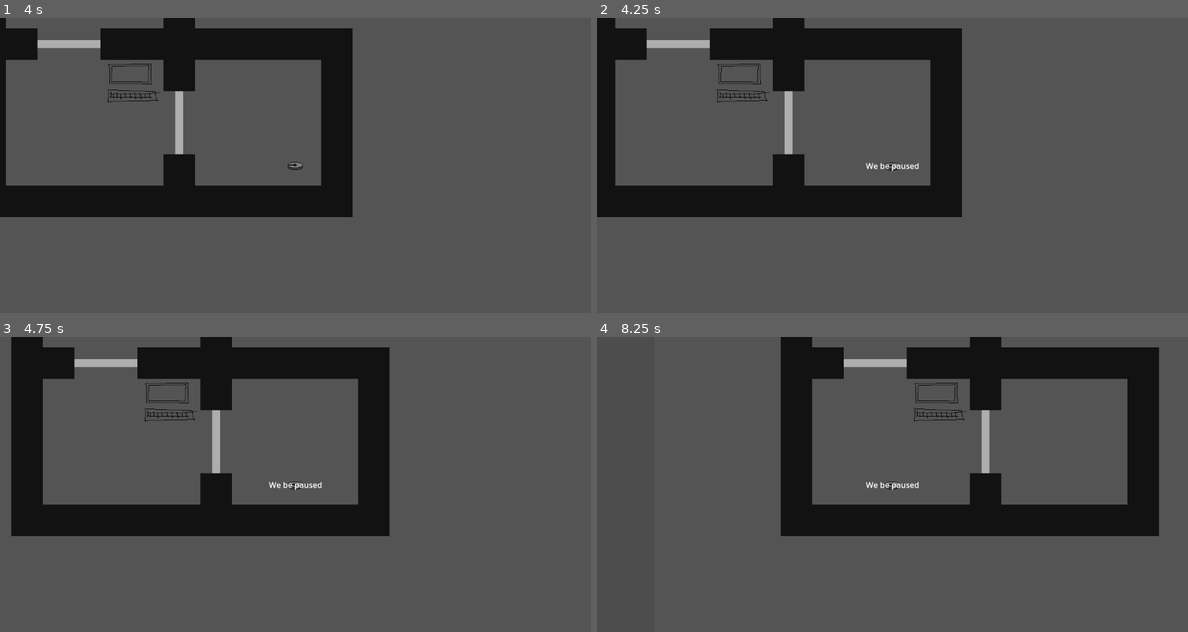
Above: before the commit, frames 1-4 (two rows, left to right).
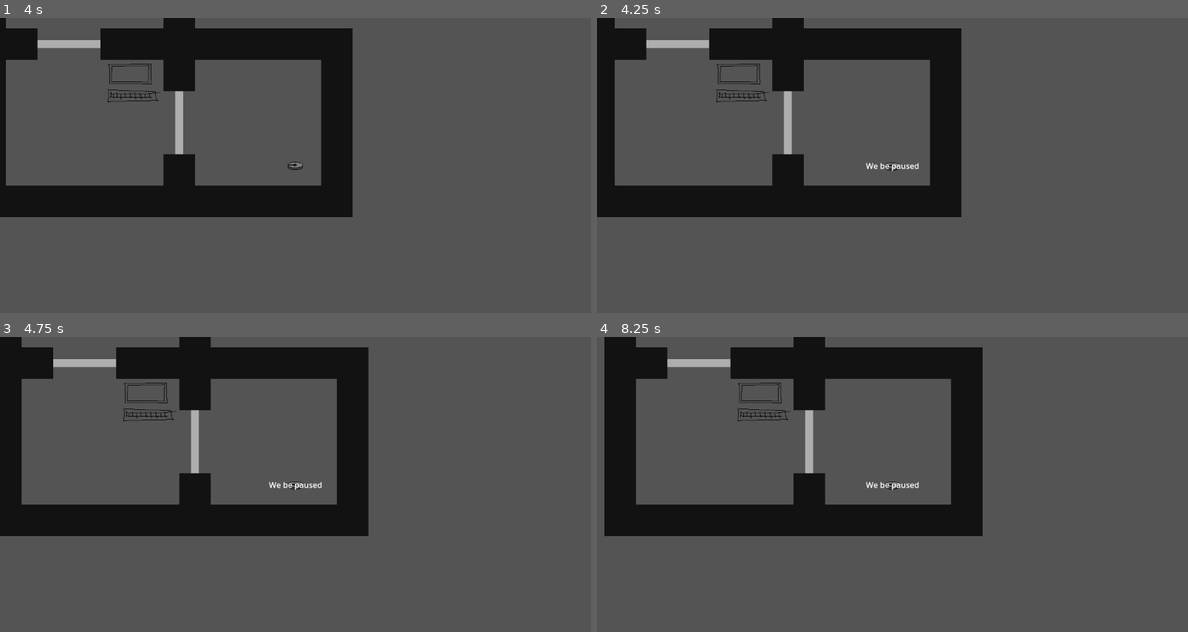
Above: after the commit, the same moments.

Repository: Black-Sheep-Studios/wire-hacking-robots
Game: Godot game, scene res://game.tscn
Two runs of this game, one before a commit and one after it. Both use one fixed random seed, a clock stepped at 60 frames per second and the inputs below.
Inputs (mouse positions are in pixels of both pictures, inside the frame that each line leads up to):
- Up to frame 1 (4 s): tap Enter at 0.5 s; move the mouse to (425, 150) at 0.52 s; hold D (move_right) 0.53-1.28 s; tap Space (primary_action) at 0.6, 2.3, 2.85 s; tap E (secondary_action, bound only after the commit) at 0.8, 1.35, 3.05, 3.6 s; move the mouse to (177, 180) at 1.27 s; hold S (move_down) 1.28-2.03 s; tap Q (tertiary_action, bound only after the commit) at 1.55, 2.1, 3.8 s; move the mouse to (354, 100) at 2.02 s; hold D (move_right) 2.03-2.78 s; move the mouse to (265, 224) at 2.77 s; hold W (move_up) 2.78-3.53 s; move the mouse to (472, 209) at 3.52 s; hold A (move_left) from 3.53 s (still down)
- Up to frame 2 (4.25 s): keep holding A (move_left); tap Escape (menu) at 4.15 s
- Up to frame 3 (4.75 s): keep holding A (move_left); move the mouse to (118, 440) at 4.27 s; tap Q (tertiary_action, bound only after the commit) at 4.35 s; tap Space (primary_action) at 4.55 s
- Up to frame 4 (8.25 s): move the mouse to (922, 484) at 5.02 s; release A (move_left) at 5.03 s; hold S (move_down) 5.03-5.78 s; tap Space (primary_action) at 5.1, 6.8, 7.35 s; tap E (secondary_action, bound only after the commit) at 5.3, 5.85, 7.55, 8.1 s; move the mouse to (803, 410) at 5.77 s; hold D (move_right) 5.78-6.53 s; tap Q (tertiary_action, bound only after the commit) at 6.05, 6.6 s; move the mouse to (1022, 469) at 6.52 s; hold W (move_up) 6.53-7.28 s; move the mouse to (774, 499) at 7.27 s; hold D (move_right) 7.28-8.03 s; move the mouse to (951, 419) at 8.02 s; hold S (move_down) from 8.03 s (still down)

Frame 1 is identical in both runs. In frame 2, 0.4% of the frame differs, in the area x 3-62%, y 0-68%; in frame 3, 10%; in frame 4, 23%, in the area x 1-96%, y 0-68%.

Commit message:
map other action keys; implement time dilation

Diff:
--- /dev/null
+++ b/game/bullet.gd
@@ -0,0 +1,12 @@
+class_name Bullet
+
+extends CharacterBody2D
+
+
+var speed: float
+var direction: Vector2
+
+
+func _physics_process(_delta: float) -> void:
+	velocity = direction * speed
+	move_and_slide()
--- /dev/null
+++ b/game/movement_object.gd
@@ -0,0 +1,20 @@
+class_name MovementObject
+
+extends CharacterBody2D
+
+## We are using CharacterBody2D as a base class for all objects that can move
+## because we do not want to full control over velocity of the object. This will
+## allow us to change the timescale of movements without having to worry about
+## the tick rate of the physics engine.
+
+var is_slowed: bool = true
+var target_velocity: Vector2
+
+
+func _physics_process(_delta: float) -> void:
+	if is_slowed:
+		velocity = target_velocity * TimeDilation.get_time_scale()
+	else:
+		velocity = target_velocity
+
+	move_and_slide()
--- a/game/player/player_robot_controller.gd
+++ b/game/player/player_robot_controller.gd
@@ -6,6 +6,9 @@
 @export var _pause_menu_scene: PackedScene
 @export var current_robot: RobotCharacter
 
+const attack: String = "primary_action"
+const interact: String = "secondary_action"
+const hack: String = "tertiary_action"
 
 func process(delta: float) -> void:
 	if Input.is_action_just_pressed("menu"):
@@ -27,11 +30,14 @@
 	var action: RobotCharacter.Action = RobotCharacter.Action.new()
 	action.movement_direction = Input.get_vector("move_left", "move_right", "move_up", "move_down")
 
-	if Input.is_action_just_pressed("primary_action"):
+	if Input.is_action_just_pressed(attack):
+		action.attack = true
+	if Input.is_action_just_pressed(interact):
 		action.interact_target = _get_interact_target()
+	if Input.is_action_just_pressed(hack):
+		action.hack = true
 
-	var mouse_position: Vector2 = get_viewport().get_mouse_position() - get_viewport().canvas_transform.origin
-	action.aim_direction = (mouse_position - current_robot.global_position).normalized()
+	action.aim_direction = (current_robot.get_global_mouse_position() - current_robot.global_position).normalized()
 
 	return action
 
@@ -43,7 +49,7 @@
 
 func _process_interact_result(interact_result: Interaction.Result) -> void:
 	if interact_result.hack:
-		_scene_manager.set_active_scene(interact_result.hack)
+		_scene_manager.set_active_scene(interact_result.hack, true)
 
 
 func _get_interact_target() -> Interaction:
--- a/game/robot/robot_character.tscn
+++ b/game/robot/robot.tscn
@@ -1,13 +1,13 @@
 [gd_scene load_steps=4 format=3 uid="uid://b7cp1skj4hd34"]
 
-[ext_resource type="Script" path="res://game/robot/robot_character.gd" id="1_1v3f5"]
+[ext_resource type="Script" path="res://game/robot/robot_character.gd" id="1_0kxqt"]
 [ext_resource type="SpriteFrames" uid="uid://dqo4br8tps0oc" path="res://assets/graphics/roomba_spritesheet.tres" id="2_k1yps"]
 
 [sub_resource type="CircleShape2D" id="CircleShape2D_v66my"]
 radius = 14.0
 
-[node name="RobotCharacter" type="CharacterBody2D"]
-script = ExtResource("1_1v3f5")
+[node name="Robot" type="CharacterBody2D"]
+script = ExtResource("1_0kxqt")
 
 [node name="MovementCollider" type="CollisionShape2D" parent="."]
 shape = SubResource("CircleShape2D_v66my")
--- a/game/robot/robot_character.gd
+++ b/game/robot/robot_character.gd
@@ -1,6 +1,6 @@
 class_name RobotCharacter
 
-extends CharacterBody2D
+extends MovementObject
 
 
 enum Abilities {
@@ -22,10 +22,6 @@
 	aim_raycast.add_exception(self)
 
 
-func _physics_process(_delta: float) -> void:
-	move_and_slide()
-
-
 func _process(_delta: float) -> void:
 	# TODO: extract this stuff to a class for the sprite
 	if aim_direction.x != 0:
@@ -43,7 +39,7 @@
 	var result: ActionResult = ActionResult.new()
 
 	movement_direction = action.movement_direction
-	set_velocity(movement_direction * _stats.move_speed)
+	target_velocity = movement_direction * _stats.move_speed
 
 	if action.interact_target:
 		result.interact_result = _interact(action.interact_target)
@@ -63,13 +59,13 @@
 	return target.interact(self)
 
 
-
 class Action:
 	var delta: float
 	var movement_direction: Vector2
 	var aim_direction: Vector2
 	var interact_target: Interaction
 	var attack: bool
+	var hack: bool
 
 
 class ActionResult:
--- a/game/scene_manager.gd
+++ b/game/scene_manager.gd
@@ -24,7 +24,7 @@
 		push_error("SceneManager._ready: start_scene not set")
 		return
 
-	set_active_scene(start_scene.instantiate(), true)
+	set_active_scene(start_scene.instantiate())
 
 
 func get_active_scene() -> Scene:
@@ -46,7 +46,7 @@
 	if replace: _free_scenes()
 
 	if pause:
-		get_tree().paused = true
+		TimeDilation.slow_time()
 
 	add_child(scene)
 	scene.init(self)
@@ -56,14 +56,15 @@
 func pop_scene() -> void:
 	var active_scenes: Array[Scene] = get_active_scenes()
 	if active_scenes.size() <= 1:
-		push_warning("SceneManager.pop_scene: no scenes to pop")
+		push_error("SceneManager.pop_scene: no scenes to pop")
 		return
 
 	var old_active_scene = active_scenes[active_scenes.size() - 1]
 	old_active_scene.queue_free()
 
 	var new_active_scene: Scene = get_active_scene()
-	get_tree().paused = false
+	# TODO: this might not always be true, but it's a good assumption for now
+	TimeDilation.unslow_time()
 	scene_changed.emit(new_active_scene)
 
 
--- /dev/null
+++ b/game/time_dilation_manager.gd
@@ -0,0 +1,42 @@
+class_name TimeDilationManager
+
+extends Node
+
+
+@export var normal_time_scale: float = 1.0
+@export var slow_time_scale: float = 0.1
+@export var time_transition_factor: float = 0.2
+
+var time_scale: float = normal_time_scale
+var target_time_scale: float = normal_time_scale
+
+var _dilation_timer: Timer
+
+
+func _ready() -> void:
+	_dilation_timer = Timer.new()
+	_dilation_timer.one_shot = true
+	_dilation_timer.timeout.connect(unslow_time)
+	add_child(_dilation_timer)
+
+
+func _process(_delta: float) -> void:
+	if time_scale != target_time_scale:
+		time_scale = lerpf(time_scale, target_time_scale, time_transition_factor)
+
+
+func get_time_scale() -> float:
+	return time_scale
+
+
+func slow_time_for(duration: float) -> void:
+	slow_time()
+	_dilation_timer.start(duration)
+
+
+func slow_time() -> void:
+	target_time_scale = slow_time_scale
+
+
+func unslow_time() -> void:
+	target_time_scale = normal_time_scale
--- a/project.godot
+++ b/project.godot
@@ -13,6 +13,10 @@
 config/name="Logic Hazard"
 run/main_scene="res://game.tscn"
 config/features=PackedStringArray("4.3", "GL Compatibility")
+
+[autoload]
+
+TimeDilation="*res://game/time_dilation_manager.gd"
 
 [display]
 
@@ -54,6 +58,7 @@
 "deadzone": 0.5,
 "events": [Object(InputEventKey,"resource_local_to_scene":false,"resource_name":"","device":-1,"window_id":0,"alt_press …(191 unchanged characters)…
 , Object(InputEventJoypadButton,"resource_local_to_scene":false,"resource_name":"","device":-1,"button_index":0,"pressure":0.0,"pressed":true,"script":null)
+, Object(InputEventMouseButton,"resource_local_to_scene":false,"resource_name":"","device":-1,"window_id":0,"alt_pressed":false,"shift_pressed":false,"ctrl_pressed":false,"meta_pressed":false,"button_mask":0,"position":Vector2(0, 0),"global_position":Vector2(0, 0),"factor":1.0,"button_index":1,"canceled":false,"pressed":false,"double_click":false,"script":null)
 ]
 }
 menu={
@@ -62,6 +67,20 @@
 , Object(InputEventJoypadButton,"resource_local_to_scene":false,"resource_name":"","device":-1,"button_index":6,"pressure":0.0,"pressed":true,"script":null)
 ]
 }
+secondary_action={
+"deadzone": 0.5,
+"events": [Object(InputEventKey,"resource_local_to_scene":false,"resource_name":"","device":-1,"window_id":0,"alt_pressed":false,"shift_pressed":false,"ctrl_pressed":false,"meta_pressed":false,"pressed":false,"keycode":0,"physical_keycode":69,"key_label":0,"unicode":101,"location":0,"echo":false,"script":null)
+, Object(InputEventJoypadButton,"resource_local_to_scene":false,"resource_name":"","device":-1,"button_index":1,"pressure":0.0,"pressed":true,"script":null)
+, Object(InputEventMouseButton,"resource_local_to_scene":false,"resource_name":"","device":-1,"window_id":0,"alt_pressed":false,"shift_pressed":false,"ctrl_pressed":false,"meta_pressed":false,"button_mask":0,"position":Vector2(0, 0),"global_position":Vector2(0, 0),"factor":1.0,"button_index":2,"canceled":false,"pressed":false,"double_click":false,"script":null)
+]
+}
+tertiary_action={
+"deadzone": 0.5,
+"events": [Object(InputEventKey,"resource_local_to_scene":false,"resource_name":"","device":-1,"window_id":0,"alt_pressed":false,"shift_pressed":false,"ctrl_pressed":false,"meta_pressed":false,"pressed":false,"keycode":0,"physical_keycode":81,"key_label":0,"unicode":113,"location":0,"echo":false,"script":null)
+, Object(InputEventJoypadButton,"resource_local_to_scene":false,"resource_name":"","device":-1,"button_index":2,"pressure":0.0,"pressed":true,"script":null)
+, Object(InputEventMouseButton,"resource_local_to_scene":false,"resource_name":"","device":-1,"window_id":0,"alt_pressed":false,"shift_pressed":false,"ctrl_pressed":false,"meta_pressed":false,"button_mask":0,"position":Vector2(0, 0),"global_position":Vector2(0, 0),"factor":1.0,"button_index":3,"canceled":false,"pressed":false,"double_click":false,"script":null)
+]
+}
 
 [rendering]
 
--- a/scenes/test/test_overworld.tscn
+++ b/scenes/test/test_overworld.tscn
@@ -1,8 +1,8 @@
-[gd_scene load_steps=25 format=4 uid="uid://dogs7u8f2jr8o"]
+[gd_scene load_steps=26 format=4 uid="uid://dogs7u8f2jr8o"]
 
 [ext_resource type="Script" path="res://scenes/test/test_overworld.gd" id="1_eur80"]
 [ext_resource type="Script" path="res://game/target_camera.gd" id="2_ad7tr"]
-[ext_resource type="PackedScene" uid="uid://b7cp1skj4hd34" path="res://game/robot/robot_character.tscn" id="2_c2yuc"]
+[ext_resource type="PackedScene" uid="uid://b7cp1skj4hd34" path="res://game/robot/robot.tscn" id="2_c2yuc"]
 [ext_resource type="Script" path="res://game/player/player_robot_controller.gd" id="2_ssp5s"]
 [ext_resource type="PackedScene" uid="uid://56osf625muiq" path="res://scenes/pause_menu.tscn" id="3_h8k3s"]
 [ext_resource type="Script" path="res://game/robot/robot_stats.gd" id="4_fhs0o"]
@@ -72,6 +72,10 @@
 
 [sub_resource type="RectangleShape2D" id="RectangleShape2D_im05h"]
 size = Vector2(128, 64)
+
+[sub_resource type="Resource" id="Resource_lx4jl"]
+script = ExtResource("4_fhs0o")
+move_speed = 100
 
 [node name="TestOverworld" type="Node2D"]
 script = ExtResource("1_eur80")
@@ -147,3 +151,7 @@
 
 [node name="MovementCollider" type="CollisionShape2D" parent="LockedDoor"]
 shape = SubResource("RectangleShape2D_im05h")
+
+[node name="Robot" parent="." instance=ExtResource("2_c2yuc")]
+position = Vector2(271, -83)
+_stats = SubResource("Resource_lx4jl")
